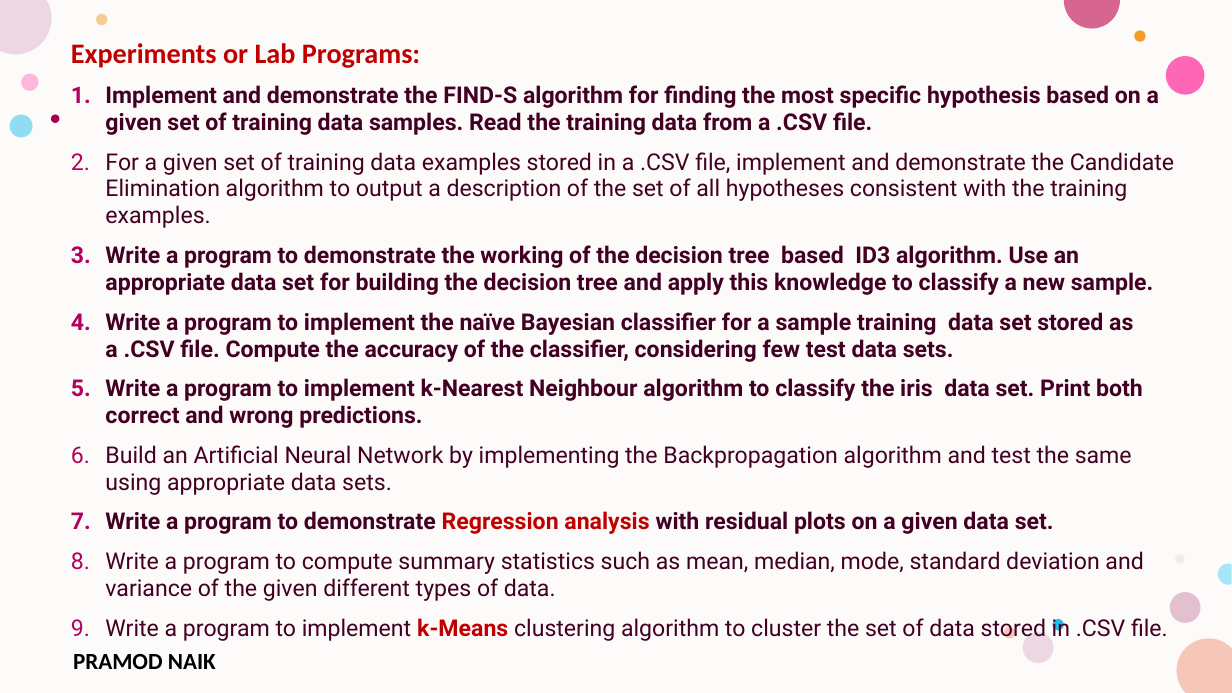
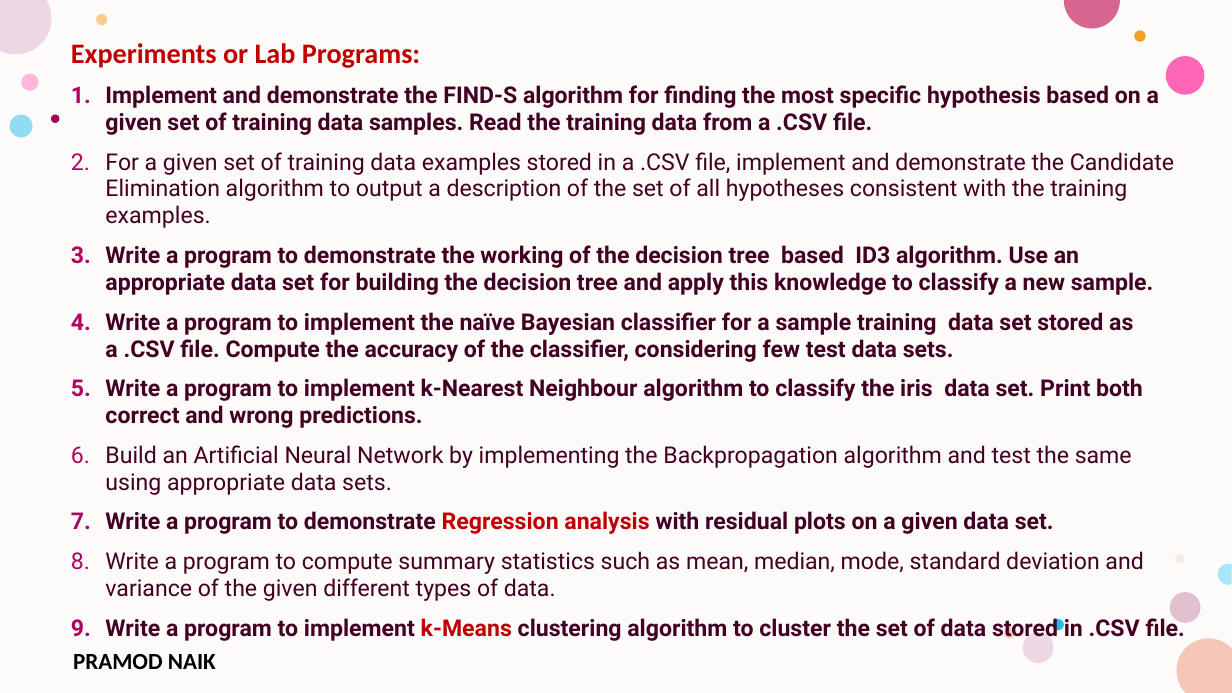
Before and after one commit to PRAMODNAIK-DEV/MCA-2nd-Sem-ML-Data-Analytics-Shridevi-College, a slide deck: slide 1 of Lab Programs/Lab Program-Algorithms.pptx. Drawn at 1232x693 pixels with LibreOffice and Linux fonts; fonts in the diff are those of the drawing; background and template pictures are left out. Boxes give left, top, right and bottom in pixels: in the first picture for what was removed or moved away, otherwise in the second. Text is boxed around its words. In the diff, an @@ line names an element or a change of style, - is before the commit and + after.

Commit message:
Completed Clustering Theory and Lab.

```diff
--- a/Lab Programs/Lab Program-Algorithms.pptx
+++ b/Lab Programs/Lab Program-Algorithms.pptx
@@ text at (105, 615, 1185, 641): bold on in "Write a program to implement clustering algorithm ..." @@
```
Also in this commit, not shown: 1 other slide changed, 3 other files.
